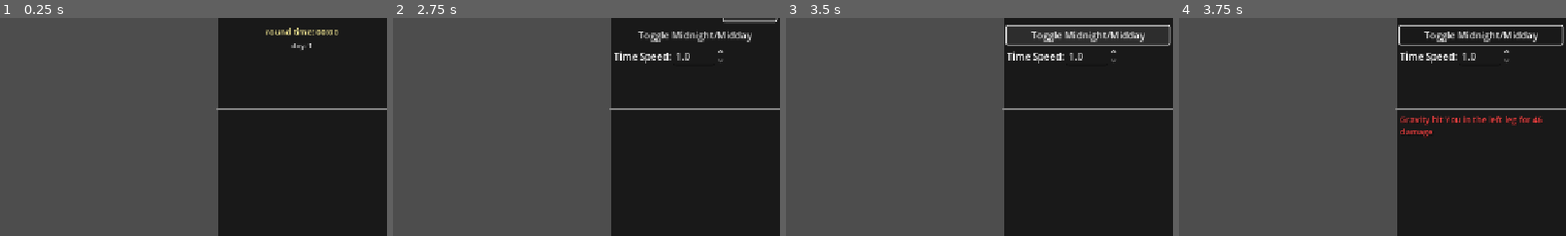
Above: before the commit, frames 1-4 (left to right).
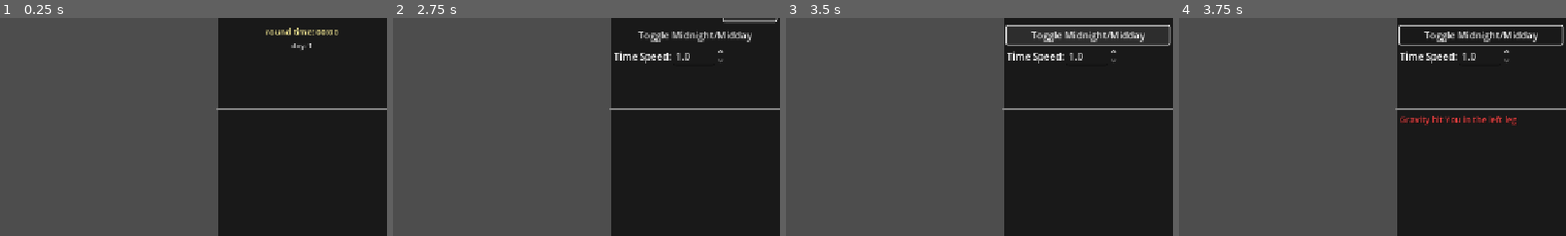
Above: after the commit, the same moments.

Repository: zakanater19/godot-roguetown
Game: Godot game, scene res://scenes/player.tscn
Two runs of this game, one before a commit and one after it. Both use one fixed random seed, a clock stepped at 60 frames per second and the inputs below. This scene is started directly instead of the project's main scene.
Inputs (mouse positions are % of the whole screen's width and height, from its top left):
- Up to frame 1 (0.25 s): no input
- Up to frame 2 (2.75 s): click "STATS" at 0.5 s; click "LAWS" at 1.25 s; click "DEBUG" at 2 s
- Up to frame 3 (3.5 s): click "Toggle Midnight/Midday" at 2.75 s
- Up to frame 4 (3.75 s): tap Enter at 3.5 s; move the mouse to (72, 45) at 3.52 s; hold D from 3.53 s (still down); hold Shift from 3.53 s (still down); click (72, 45) at 3.67 s
The pictures show only the part of the screen within x 50-100%, y 4-54%; the shares and areas given below are measured in that part.

Frames 1-3 are identical in both runs. In frame 4, 0.3% of the frame differs, in the area x 57-94%, y 44-56%.

Commit message:
combat tweaks

Diff:
--- a/objects/dirk.gd
+++ b/objects/dirk.gd
@@ -3,7 +3,7 @@
 
 const TILE_SIZE: int = 64
 var item_type: String = "Dirk"
-var tool_type: String = "sword"
+var tool_type: String = "stabbing"
 
 var weaponizable: bool = true
 var force: int = 30
--- a/objects/sword.gd
+++ b/objects/sword.gd
@@ -3,7 +3,7 @@
 
 const TILE_SIZE: int = 64
 var item_type: String = "Sword"
-var tool_type: String = "sword"
+var tool_type: String = "slashing"
 
 var weaponizable: bool = true
 var force: int = 50
--- a/scripts/core/world.gd
+++ b/scripts/core/world.gd
@@ -423,8 +423,8 @@
 	utils.handle_rpc_broadcast_chat(sender_peer_id, message, sender_tile, sender_z)
 
 @rpc("authority", "call_local", "reliable")
-func rpc_broadcast_damage_log(attacker_name: String, target_name: String, amount: int, source_tile: Vector2i, source_z: int, blocked: bool = false, is_shove: bool = false, targeted_limb: String = "", block_type: String = "") -> void:
-	utils.handle_rpc_broadcast_damage_log(attacker_name, target_name, amount, source_tile, source_z, blocked, is_shove, targeted_limb, block_type)
+func rpc_broadcast_damage_log(attacker_name: String, target_name: String, amount: int, source_tile: Vector2i, source_z: int, blocked: bool = false, is_shove: bool = false, targeted_limb: String = "", block_type: String = "", weapon_type: String = "") -> void:
+	utils.handle_rpc_broadcast_damage_log(attacker_name, target_name, amount, source_tile, source_z, blocked, is_shove, targeted_limb, block_type, weapon_type)
 
 @rpc("any_peer", "call_remote", "reliable")
 func rpc_request_sneak_reveal(character_name: String, source_tile: Vector2i, source_z: int) -> void:
--- a/scripts/defines/defs.gd
+++ b/scripts/defines/defs.gd
@@ -1,6 +1,6 @@
 # res://scripts/defines/defs.gd
 # Central definitions file. All magic strings live here as named constants.
-# Reference via Defs.GROUP_PICKABLE, Defs.SLOT_HEAD, Defs.TOOL_SWORD, etc.
+# Reference via Defs.GROUP_PICKABLE, Defs.SLOT_HEAD, Defs.TOOL_SLASHING, etc.
 class_name Defs
 
 # ---------------------------------------------------------------------------
@@ -32,7 +32,8 @@
 # ---------------------------------------------------------------------------
 # Tool types — matches ItemData.tool_type values
 # ---------------------------------------------------------------------------
-const TOOL_SWORD   = "sword"
+const TOOL_SLASHING = "slashing"
+const TOOL_STABBING = "stabbing"
 const TOOL_PICKAXE = "pickaxe"
 
 # ---------------------------------------------------------------------------
--- a/scripts/player/playeraction.gd
+++ b/scripts/player/playeraction.gd
@@ -112,11 +112,13 @@
 	var held_item    = player.hands[player.active_hand]
 	var is_pickaxe:  bool = false
 	var is_sword:    bool = false
+	var is_slashing: bool = false
 	var is_clothing: bool = false
 
 	if held_item != null:
 		var t_type = held_item.get("tool_type")
-		is_sword    = (t_type == Defs.TOOL_SWORD)
+		is_slashing = (t_type == Defs.TOOL_SLASHING)
+		is_sword    = (is_slashing or t_type == Defs.TOOL_STABBING)
 		is_pickaxe  = (t_type == Defs.TOOL_PICKAXE)
 		is_clothing = held_item.get("slot") != null and held_item.get("slot") != ""
 
@@ -131,7 +133,7 @@
 	else:
 		if is_sword:
 			can_attack = true
-			can_chop   = true
+			can_chop   = is_slashing
 			can_break  = true
 		elif is_pickaxe:
 			can_mine = true
--- a/scripts/world/world_combat.gd
+++ b/scripts/world/world_combat.gd
@@ -242,7 +242,8 @@
 			t_name = entity.name.get_slice("@", 0)
 			if roll.damage > 0: entity.receive_damage(roll.damage)
 		else: continue
-		world.rpc_broadcast_damage_log.rpc(attacker.get("character_name"), t_name, roll.damage, attacker.get("tile_pos"), attacker.get("z_level"), roll.blocked, false, "", roll.get("block_type", ""))
+		var w_type: String = held_item.get("tool_type") if held_item != null else ""
+		world.rpc_broadcast_damage_log.rpc(attacker.get("character_name"), t_name, roll.damage, attacker.get("tile_pos"), attacker.get("z_level"), roll.blocked, false, targeted_limb, roll.get("block_type", ""), w_type)
 
 func handle_rpc_request_grab(sender_id: int, target_path: NodePath, limb: String) -> void:
 	if not world.multiplayer.is_server(): return
--- a/scripts/world/world_utils.gd
+++ b/scripts/world/world_utils.gd
@@ -212,7 +212,7 @@
 		var formatted_chat = "[color=#e0e0e0][b]" + sender_node.get("character_name") + "[/b] says, \"" + message + "\"[/color]"
 		local_player._show_inspect_text(formatted_chat, "")
 
-func handle_rpc_broadcast_damage_log(attacker_name: String, target_name: String, amount: int, source_tile: Vector2i, source_z: int, blocked: bool, is_shove: bool, targeted_limb: String, block_type: String) -> void:
+func handle_rpc_broadcast_damage_log(attacker_name: String, target_name: String, _amount: int, source_tile: Vector2i, source_z: int, blocked: bool, is_shove: bool, targeted_limb: String, block_type: String, weapon_type: String = "") -> void:
 	var local_player := get_local_player()
 	if local_player == null: return
 	if local_player.get("z_level") != source_z: return
@@ -232,10 +232,16 @@
 		"l_arm": limb_str = "left arm"
 		"r_leg": limb_str = "right leg"
 		"l_leg": limb_str = "left leg"
+	var verb: String
+	match weapon_type:
+		"slashing": verb = "slashed"
+		"stabbing": verb = "stabbed"
+		"pickaxe":  verb = "impaled"
+		_:          verb = "hit"
 	var log_text = ""
 	if is_shove: log_text = "[color=#ffcc00][font_size=14]" + disp_attacker + " shoved " + disp_target + "![/font_size][/color]"
 	elif blocked: log_text = "[color=#aaaaaa][font_size=14]" + disp_target + " " + ("parried" if block_type == "parried" else "dodged") + " " + disp_attacker + "'s attack![/font_size][/color]"
 	else:
-		if limb_str != "": log_text = "[color=#ff4444][font_size=14]" + disp_attacker + " hit " + disp_target + " in the " + limb_str + " for " + str(amount) + " damage[/font_size][/color]"
-		else: log_text = "[color=#ff4444][font_size=14]" + disp_attacker + " hit " + disp_target + " for " + str(amount) + " damage[/font_size][/color]"
+		if limb_str != "": log_text = "[color=#ff4444][font_size=14]" + disp_attacker + " " + verb + " " + disp_target + " in the " + limb_str + "[/font_size][/color]"
+		else: log_text = "[color=#ff4444][font_size=14]" + disp_attacker + " " + verb + " " + disp_target + "[/font_size][/color]"
 	Sidebar.add_message(log_text)
Not shown: 4 places in assets/tileset.tres that only renumber resources
